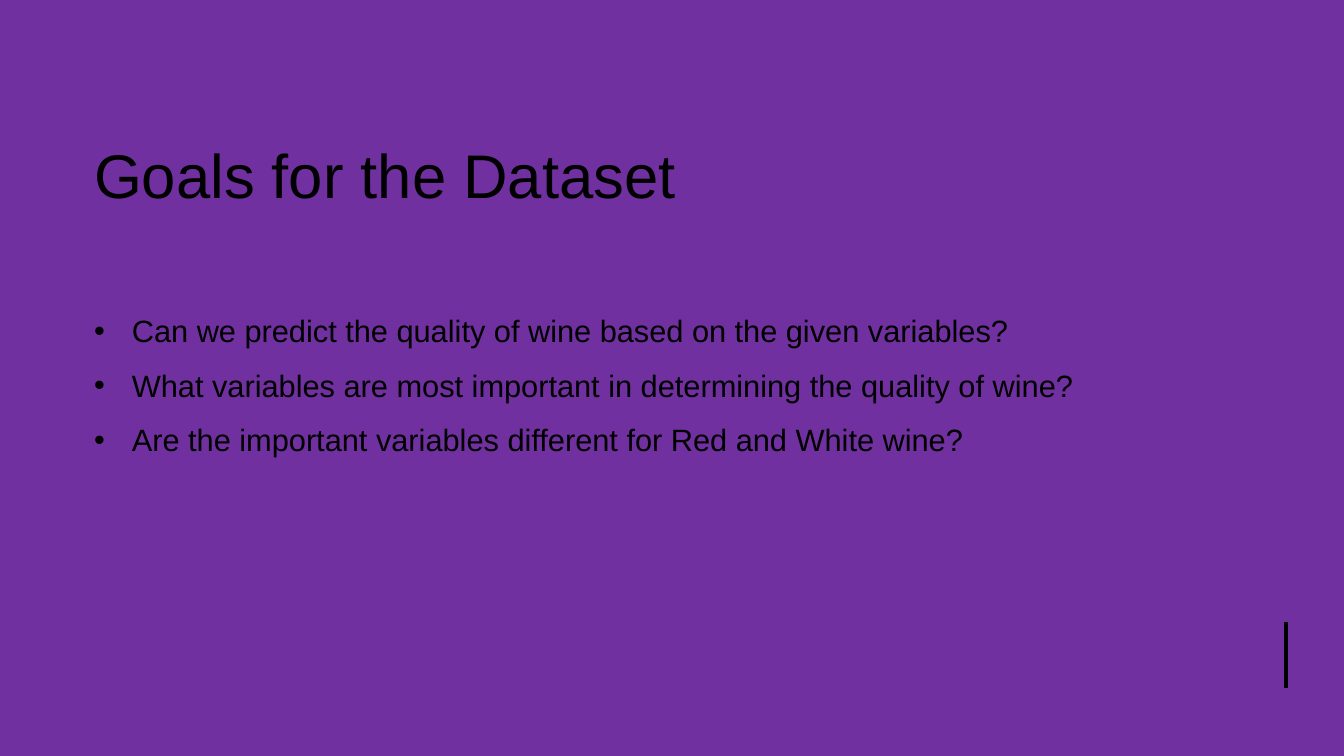
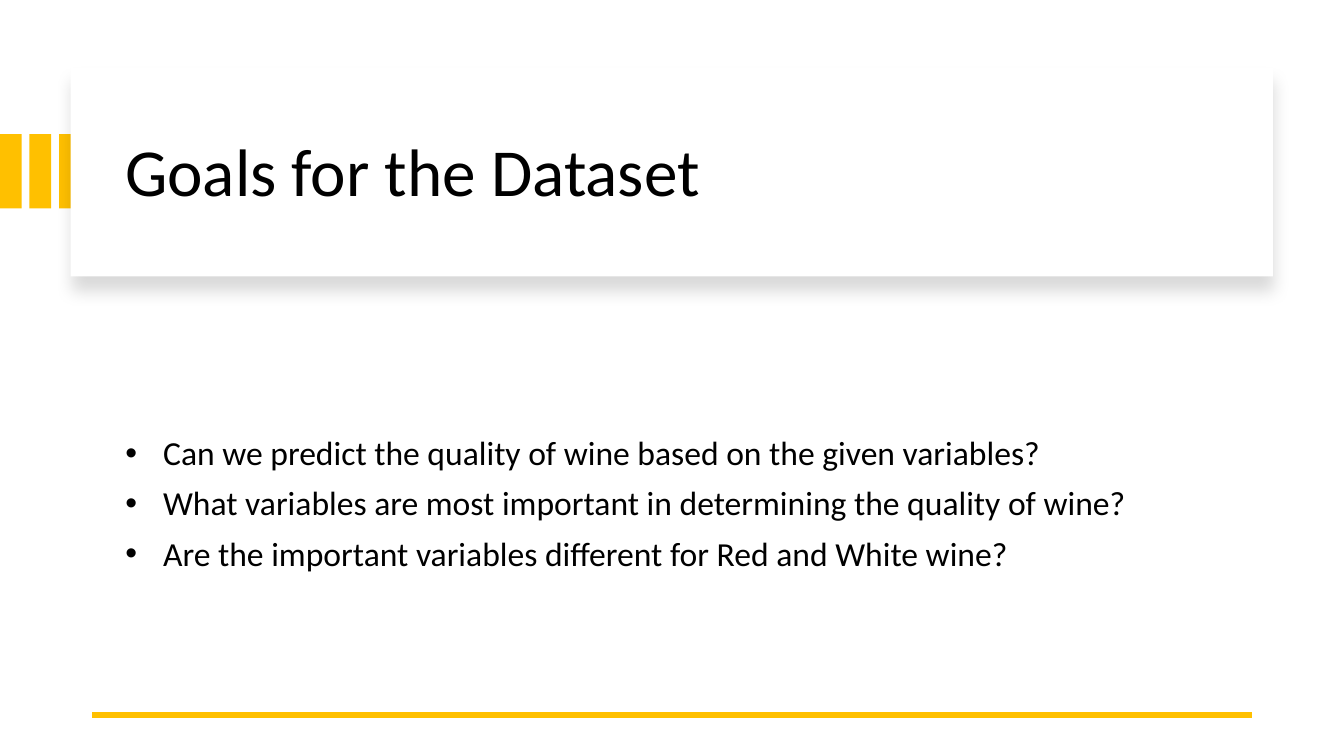
Before and after one commit to Mystaex/CSE4334-Project-Wine, a slide deck: slide 5 of wine_presentation.pptx. Drawn at 1344x756 pixels with LibreOffice and Linux fonts; fonts in the diff are those of the drawing. Boxes give left, top, right and bottom in pixels: in the first picture for what was removed or moved away, otherwise in the second. Text is boxed around its words. In the diff, an @@ line names an element or a change of style, - is before the commit and + after.

```diff
--- a/wine_presentation.pptx
+++ b/wine_presentation.pptx
@@ background #7030A0 to #FFFFFF @@
@@ rectangle removed at bbox=[0, 0, 1344, 756] @@
@@ rectangle removed at bbox=[0, 0, 1344, 280] @@
@@ rectangle added at bbox=[71, 68, 1273, 276], fill #FFFFFF @@
@@ title "Goals for the Dataset": place and size @@
-title "Goals for the Dataset" at bbox=[94, 153, 675, 199]
+title "Goals for the Dataset" at bbox=[125, 149, 700, 197]
@@ title "Goals for the Dataset" at bbox=[125, 149, 700, 197]: size 44 to 48 pt, font Arial to Calibri; line spacing 1 to 0.9 @@
@@ rectangle added at bbox=[0, 134, 21, 209], fill #FFC000 @@
@@ rectangle added at bbox=[29, 134, 50, 209], fill #FFC000 @@
@@ rectangle added at bbox=[59, 134, 81, 209], fill #FFC000 @@
@@ text "Can we predict the quality ...": place and size @@
-text "Can we predict the quality ..." at bbox=[132, 319, 1073, 457]
+text "Can we predict the quality ..." at bbox=[163, 441, 1126, 572]
@@ text "Can we predict the quality ..." at bbox=[163, 441, 1126, 572]: size 22 to 24 pt, font Arial to Calibri; line spacing 1.1 to 0.9; vertical alignment top to middle @@
@@ line removed from (1287, 622) to (1287, 688) @@
@@ line added from (1252, 715) to (93, 715), #FFC000 4.5 pt @@
```
Also in this commit, not shown: 6 other slides changed, 4 slides added, 4 slides removed, 1 other file.
